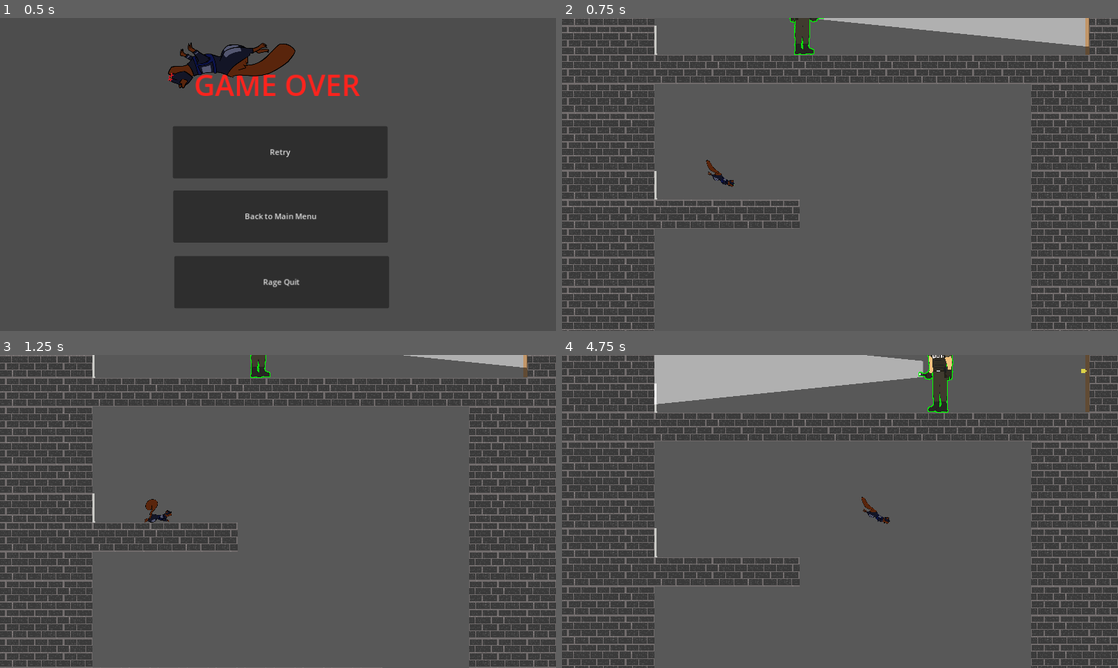
Above: before the commit, frames 1-4 (two rows, left to right).
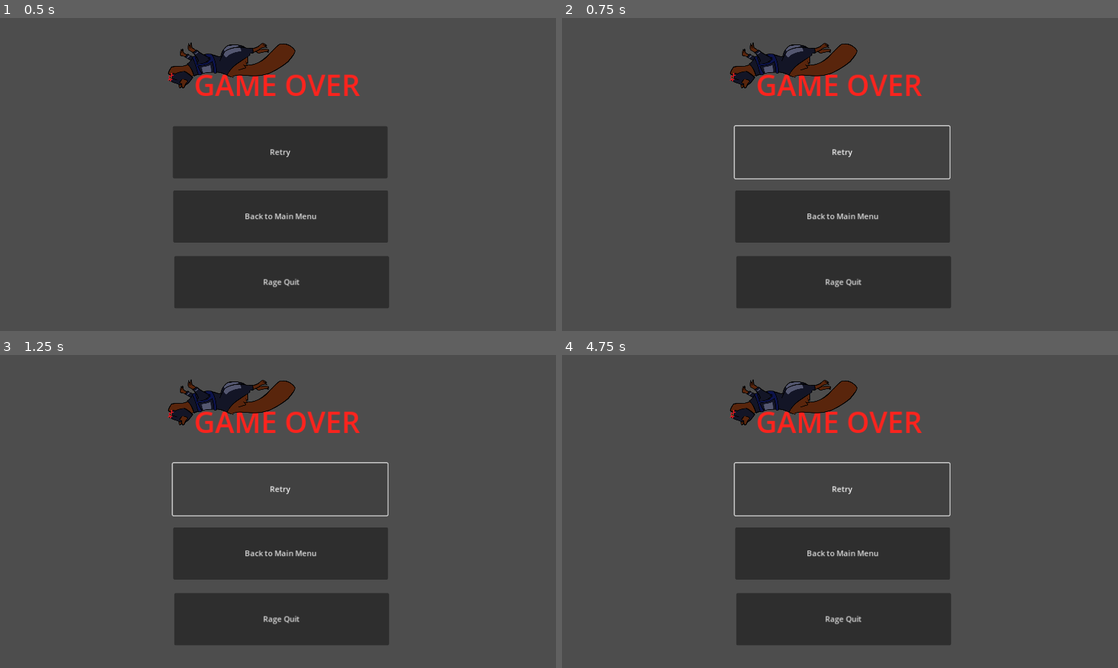
Above: after the commit, the same moments.

Repository: SupermanBritt/OperationNUTS
Game: Godot game, scene res://Scenes/game_over.tscn
Same seed, same stepped clock (60 frames per second), same inputs: the game is played once before the commit and once after it. This scene is started directly instead of the project's main scene.
Inputs (mouse positions are in pixels of both pictures, inside the frame that each line leads up to):
- Up to frame 1 (0.5 s): no input
- Up to frame 2 (0.75 s): click "Retry" at 0.5 s
- Up to frame 3 (1.25 s): no input
- Up to frame 4 (4.75 s): click (840, 552) at 1.25 s, where only the run after the commit has a clickable "Back to Main Menu"; click (840, 489) at 2 s, where only the run after the commit has a clickable "Retry"; click (840, 489) at 2.75 s, where only the run after the commit has a clickable "Retry"; hold Right (move_right) from 3.53 s (still down); tap Shift (vent) at 3.6, 4.35 s; tap Space (jump) at 3.77, 4.52 s

Frame 1 is identical in both runs. In frame 2, 26% of the frame differs, in the area x 0-100%, y 0-100%; in frame 3, 25%; in frame 4, 29%.
Error after the commit: Parse Error: Identifier "end_door" not declared in the current scope. (res://Scripts/game_over.gd:7)

Commit message:
end door

Diff:
--- a/Scenes/end_door.tscn
+++ b/Scenes/end_door.tscn
@@ -1,8 +1,34 @@
 [gd_scene load_steps=6 format=3 uid="uid://bjh3j2ipoidj4"]
 
-[ext_resource type="Script" path="res://Scenes/end_door.gd" id="1_fgthp"]
 [ext_resource type="Texture2D" uid="uid://kkeisoc0e5vi" path="res://Textures/doortemp-close.png" id="1_lbteq"]
 [ext_resource type="Texture2D" uid="uid://bolko5tmceghi" path="res://Textures/doortemp-open.png" id="2_rdvg0"]
+
+[sub_resource type="GDScript" id="GDScript_emh6g"]
+script/source = "extends Node2D
+
+@onready var _animated_sprite = $AnimatedSprite2D
+static var open = false
+
+# Called when the node enters the scene tree for the first time.
+func _ready():
+	_animated_sprite.play(\"close\")
+	_animated_sprite.stop()
+
+
+# Called every frame. 'delta' is the elapsed time since the previous frame.
+func _process(_delta):
+	if Input.is_action_just_pressed(\"debug\"):
+		_animated_sprite.play(\"open\")
+		_animated_sprite.stop()
+		open = true
+
+
+
+func _on_area_2d_body_entered(body):
+	if open and body.is_in_group(\"player\"):
+		get_tree().change_scene_to_file(\"res://Scenes/win_screen.tscn\")
+
+"
 
 [sub_resource type="SpriteFrames" id="SpriteFrames_2j7in"]
 animations = [{
@@ -27,7 +53,7 @@
 size = Vector2(91, 1811)
 
 [node name="end_door" type="Node2D"]
-script = ExtResource("1_fgthp")
+script = SubResource("GDScript_emh6g")
 
 [node name="AnimatedSprite2D" type="AnimatedSprite2D" parent="."]
 sprite_frames = SubResource("SpriteFrames_2j7in")
--- a/Scenes/level1.tscn
+++ b/Scenes/level1.tscn
@@ -112,4 +112,9 @@
 [node name="end_door" parent="." instance=ExtResource("7_7bioq")]
 position = Vector2(-4497, -14105)
 
+[node name="Enemy2" parent="." instance=ExtResource("6_gav6d")]
+position = Vector2(-12589, -18913)
+speed = 800.0
+pathLength = 2400.0
+
 [connection signal="venting" from="Squirrel" to="TileMap" method="_on_squirrel_venting"]
--- a/Scripts/FlashlightDetection.gd
+++ b/Scripts/FlashlightDetection.gd
@@ -3,7 +3,9 @@
 
 # Checks if the player has hit the flashlight
 func _on_body_entered(_body):
-	if $RayCastBottom.get_collider().is_in_group("player") or $RayCastTop.get_collider().is_in_group("player"):
+	var bottom = $RayCastBottom.is_colliding() and $RayCastBottom.get_collider().is_in_group("player")
+	var top = $RayCastTop.is_colliding() and $RayCastTop.get_collider().is_in_group("player")
+	if  bottom or top:
 		get_parent().get_parent().get_node("Squirrel").set_is_dead(true)
 		await get_tree().create_timer(0.1).timeout
 		get_tree().change_scene_to_file("res://Scenes/game_over.tscn")
--- a/Scenes/end_door.gd
+++ b/Scripts/end_door.gd
@@ -7,6 +7,7 @@
 func _ready():
 	_animated_sprite.play("close")
 	_animated_sprite.stop()
+
 
 
 # Called every frame. 'delta' is the elapsed time since the previous frame.
--- a/Scripts/game_over.gd
+++ b/Scripts/game_over.gd
@@ -4,6 +4,7 @@
 
 func _on_main_menu_button_pressed():
 	get_tree().change_scene_to_file("res://Scenes/main_menu.tscn")
+	end_door.test
 
 
 func _on_play_button_pressed():
